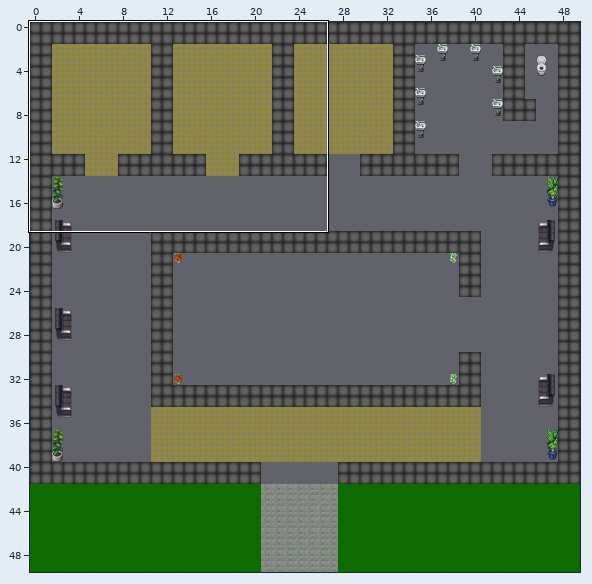
Tiled map -- map.tmx. Above, an overview of the earlier version with the close-up marked.
Close-up. Old version:
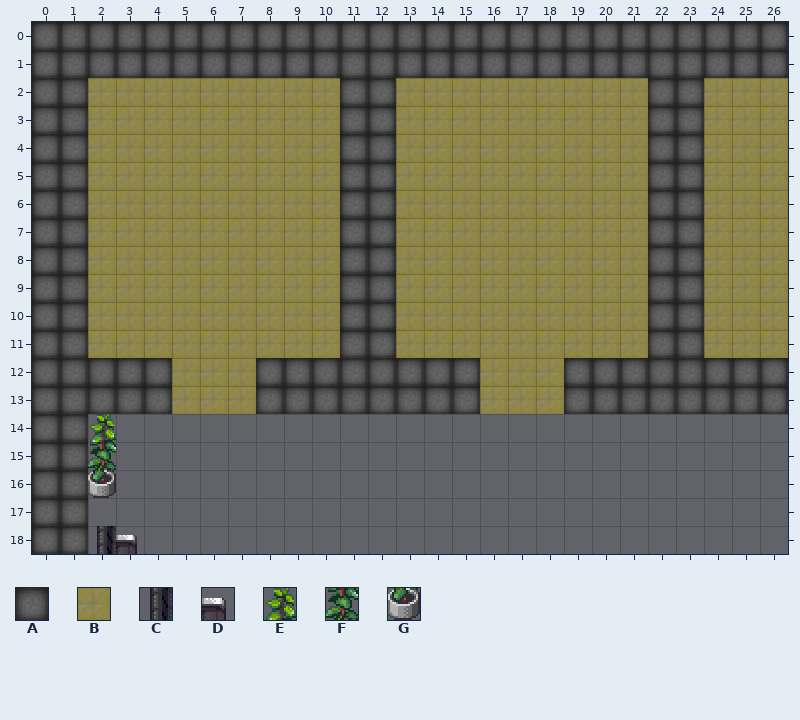
Cells are 32x32 px. Shown: x 0..26, y 0..18. The commit also changed other parts of the map, which this record leaves out.
Key: from "floortileset": A 15, B 24; from "tilesets_deviant_milkian_1": C 106, D 107, E 164, F 180, G 196.
_ is an empty cell.
Layers that did not change in this view are not listed.
Layer "bottom" before, first column x 0:
 0 AAAAAAAAAAAAAAAAAAAAAAAAAAA
 1 AAAAAAAAAAAAAAAAAAAAAAAAAAA
 2 AA_________AA_________AA___
 3 AA_________AA_________AA___
 4 AA_________AA_________AA___
 5 AA_________AA_________AA___
 6 AA_________AA_________AA___
 7 AA_________AA_________AA___
 8 AA_________AA_________AA___
 9 AA_________AA_________AA___
10 AA_________AA_________AA___
11 AA_________AA_________AA___
12 AAAAA___AAAAAAAA___AAAAAAAA
13 AAAAA___AAAAAAAA___AAAAAAAA
14 AA_________________________
15 AA_________________________
16 AA_________________________
17 AA_________________________
18 AA_________________________
Layer "top" before, first column x 0:
 0 ___________________________
 1 ___________________________
 2 __BBBBBBBBB__BBBBBBBBB__BBB
 3 __BBBBBBBBB__BBBBBBBBB__BBB
 4 __BBBBBBBBB__BBBBBBBBB__BBB
 5 __BBBBBBBBB__BBBBBBBBB__BBB
 6 __BBBBBBBBB__BBBBBBBBB__BBB
 7 __BBBBBBBBB__BBBBBBBBB__BBB
 8 __BBBBBBBBB__BBBBBBBBB__BBB
 9 __BBBBBBBBB__BBBBBBBBB__BBB
10 __BBBBBBBBB__BBBBBBBBB__BBB
11 __BBBBBBBBB__BBBBBBBBB__BBB
12 _____BBB________BBB________
13 _____BBB________BBB________
14 __E________________________
15 __F________________________
16 __G________________________
17 ___________________________
18 __CD_______________________
The same view after the edit:
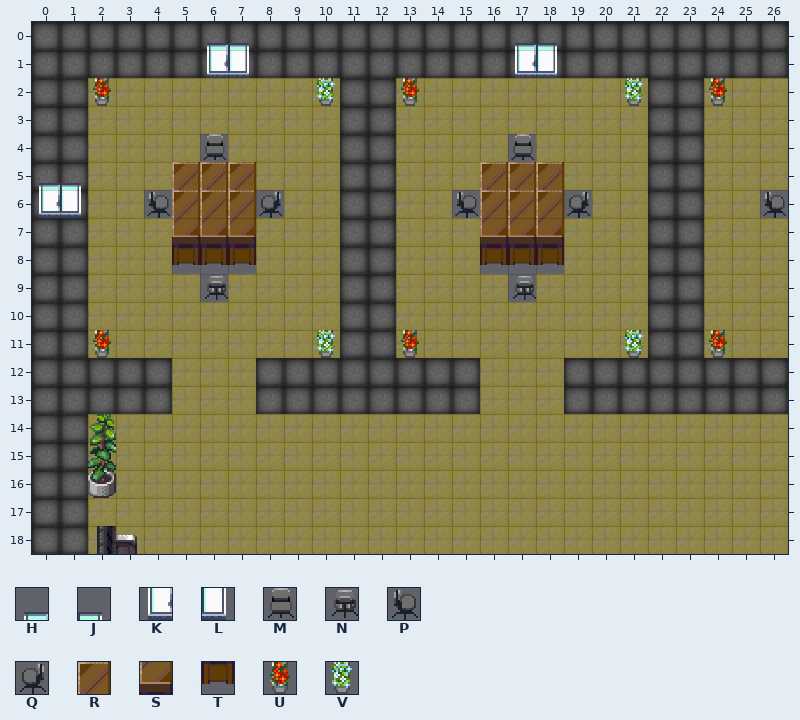
Further tiles: from "tilesets_deviant_milkian_1": H 14, J 15, K 30, L 31, M 112, N 113, P 114, Q 115, R 128, S 144, T 160, U 229, V 230.
From old to new:
Changed rows in their new state; . is an unchanged cell.
Layer "bottom":
first column x 2:
 2 B.......B..B.......B..B..
 4 ....M..........M.........
 5 ...RRR........RRR........
 6 ..PRRRQ......PRRRQ......P
 7 ...SSS........SSS........
 8 ...TTT........TTT........
 9 ....N..........N.........
11 B.......B..B.......B..B..
14 BBBBBBBBBBBBBBBBBBBBBBBBB
15 BBBBBBBBBBBBBBBBBBBBBBBBB
16 BBBBBBBBBBBBBBBBBBBBBBBBB
17 BBBBBBBBBBBBBBBBBBBBBBBBB
18 BBBBBBBBBBBBBBBBBBBBBBBBB
Layer "top":
first column x 0:
 0 ......HJ.........HJ........
 1 ......KL.........KL........
 2 ..U.......V..U.......V..U..
 4 ......_.........._.........
 5 HJ...___........___........
 6 KL.._____......_____......_
 7 .....___........___........
 8 .....___........___........
 9 ......_.........._.........
11 ..U.......V..U.......V..U..
